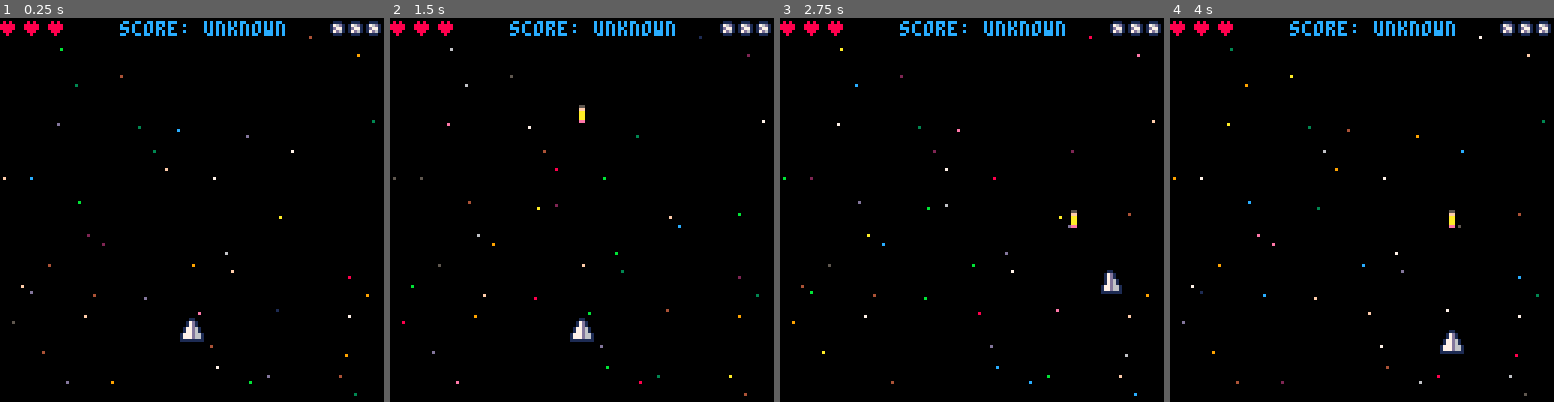
Above: before the commit, frames 1-4 (left to right).
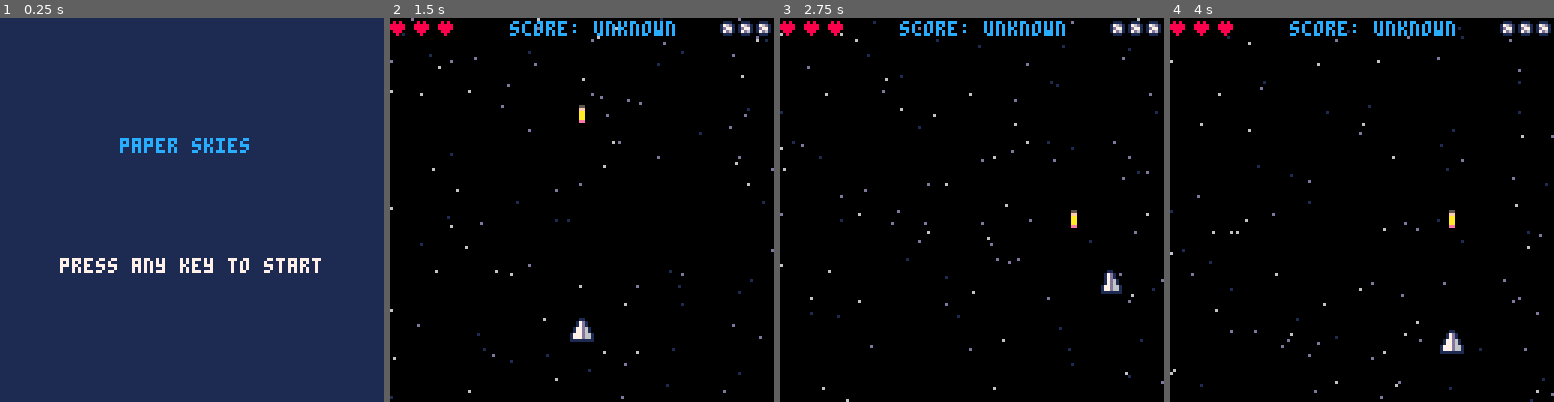
Above: after the commit, the same moments.

Repository: weggos2000/Pico-8-games
Game: PICO-8 cartridge paper_skies.p8
Same seed, same stepped clock (60 frames per second), same inputs: the game is played once before the commit and once after it.
Inputs:
- Up to frame 1 (0.25 s): no input
- Up to frame 2 (1.5 s): tap X (X key) at 0.33, 1.07 s; tap O (Z key) at 0.7 s
- Up to frame 3 (2.75 s): hold Right 1.6-2.1 s; tap O (Z key) at 1.7, 2.1, 2.5 s; tap X (X key) at 1.85 s; hold Up 2.15-2.42 s; hold Right from 2.47 s (still down)
- Up to frame 4 (4 s): tap O (Z key) at 2.9, 3.3, 3.7 s; tap X (X key) at 2.97 s; release Right at 3.03 s; hold Left 3.08-3.58 s; hold Down 3.63-3.97 s

The runs differ from the first frame. In frame 1, 100% of the frame differs, in the area x 0-100%, y 0-100%; in frame 2, 0.9%; in frame 3, 0.9%; in frame 4, 0.9%.

Commit message:
Added start menu

Diff:
--- a/paper_skies.p8
+++ b/paper_skies.p8
@@ -1,7 +1,31 @@
 pico-8 cartridge // http://www.pico-8.com
 version 43
 __lua__
+--random shizzle
 function _init()
+ cls(0)
+
+ mode="start"
+end
+
+function _update()
+	if mode=="game" then
+		update_game()
+	elseif mode=="start" then
+		update_start()
+	end
+end
+
+function _draw()
+	if mode=="game" then
+		draw_game()
+	elseif mode=="start" then
+	 draw_start()
+	end
+end
+
+function startgame()
+	mode="game"
 --player variables
 	playerx = 60
 	playery = 100
@@ -18,13 +42,39 @@
 --map table
 	starx={}
 	stary={}
-	for i=1,50 do
+	starspd={}
+	for i=1,100 do
 		add(starx,rnd(128))
 		add(stary,rnd(128))
-	end
-end
-
-function _update()
+		add(starspd,rnd(1.5)+0.5)
+	end
+end
+-->8
+--i forgot what i was doing and am too lazy to look what the code does
+function starfield()
+	for i=1,#starx do
+		local strcol=6
+		if starspd[i]<1 then
+			strcol=1
+		elseif starspd[i]<1.5 then
+		 strcol=13
+		end
+		pset(starx[i],stary[i],strcol)
+	end
+end
+function animatestars()
+	for i=1,#stary do
+	 local sy=stary[i]
+		sy+=starspd[i]
+		if sy>128 then
+			sy=sy-128
+		end
+		stary[i]=sy
+ end
+end
+-->8
+--update stuff (hopefully)
+function update_game()
 --player block
 playerspr = 2
 -- plane movement & anims
@@ -44,7 +94,7 @@
 if muzzle > 0 then
 	muzzle-=1
 end
--- you shall not leave
+--thou shall not leave (my gf wants it to be "thou shall not pass" but i dissagree with this vile comment)
  if playerx>120 then
   playerx=120
  elseif playerx<0 then
@@ -62,9 +112,19 @@
 	end
 
 	buly=buly-bulspd
-end
-
-function _draw()
+
+-- map stuff
+	animatestars()
+end
+
+function update_start()
+	if btnp(❎) or btnp(🅾️) then
+	 startgame()
+	end
+end
+-->8
+-- drawing stuff
+function draw_game()
 	cls()
 	starfield()
 	spr(playerspr,playerx,playery)
@@ -87,11 +147,11 @@
 	 end
 	end
 end
--->8
-function starfield()
-	for i=1,#starx do
-		pset(starx[i],stary[i],flr(rnd(17)))
-	end
+
+function draw_start()
+	cls(1)
+	print("paper skies", 40, 40, 12)
+	print("press any key to start",20, 80, 7)
 end
 __gfx__
 00000000000110000001100000011000000000000000000000000000000000000000000000000000000000000000000000000000011100000808000008080000
@@ -255,5 +315,12 @@
 
 
 
-
-
+__map__
+0000000000000000000000000000000000000000000000000000000000000000000000000000000000000000000000000000000000000000000000000000000000000000000000000000000000000000000000000000000000000000000000000000000000000000000000000000000000000000000000000000000000000000
+0000000000000000000000000000000000000000000000000000000000000000000000000000000000000000000000000000000000000000000000000000000000000000000000000000000000000000000000000000000000000000000000000000000000000000000000000000000000000000000000000000000000000000
+0000000000000000000000000000000000000000000000000000000000000000000000000000000000000000000000000000000000000000000000000000000000000000000000000000000000000000000000000000000000000000000000000000000000000000000000000000000000000000000000000000000000000000
+0000000000000000000000000000000000000000000000000000000000000000000000000000000000000000000000000000000000000000000000000000000000000000000000000000000000000000000000000000000000000000000000000000000000000000000000000000000000000000000000000000000000000000
+0000000000000000000000000000000000000000000000000000000000000000000000000000000000000000000000000000000000000000000000000000000000000000000000000000000000000000000000000000000000000000000000000000000000000000000000000000000000000000000000000000000000000000
+0000000000000000000000000000000000000000000000000000000000000000000000000000000000000000000000000000000000000000000000000000000000000000000000000000000000000000000000010000000000000000000000000000000000000000000000000000000000000000000000000000000000000000
+
+
